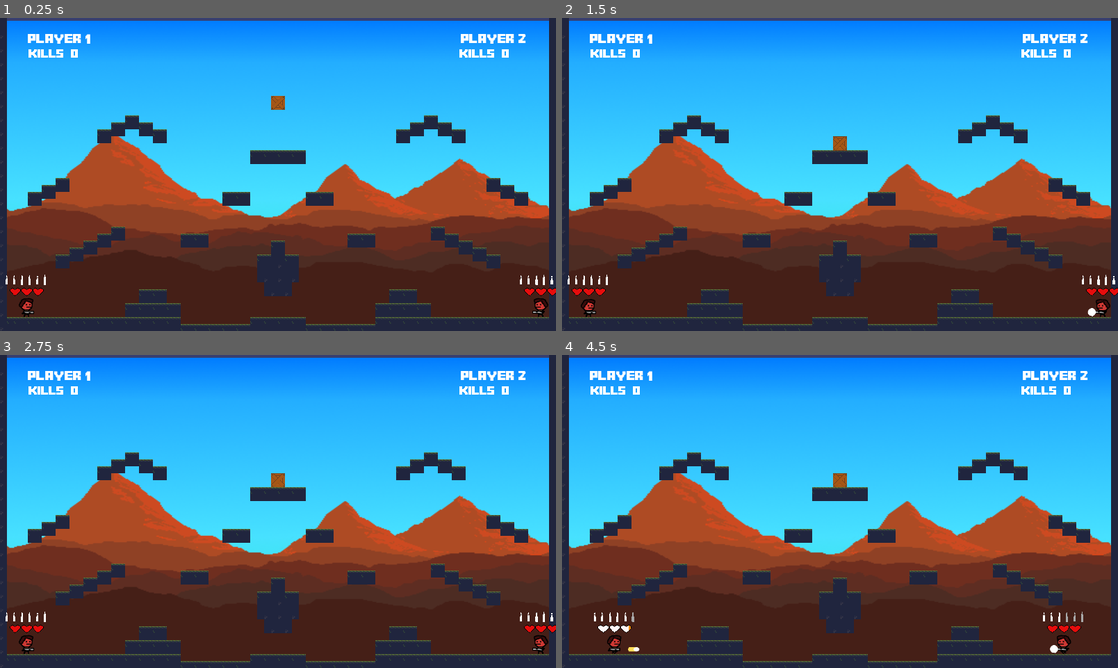
Above: before the commit, frames 1-4 (two rows, left to right).
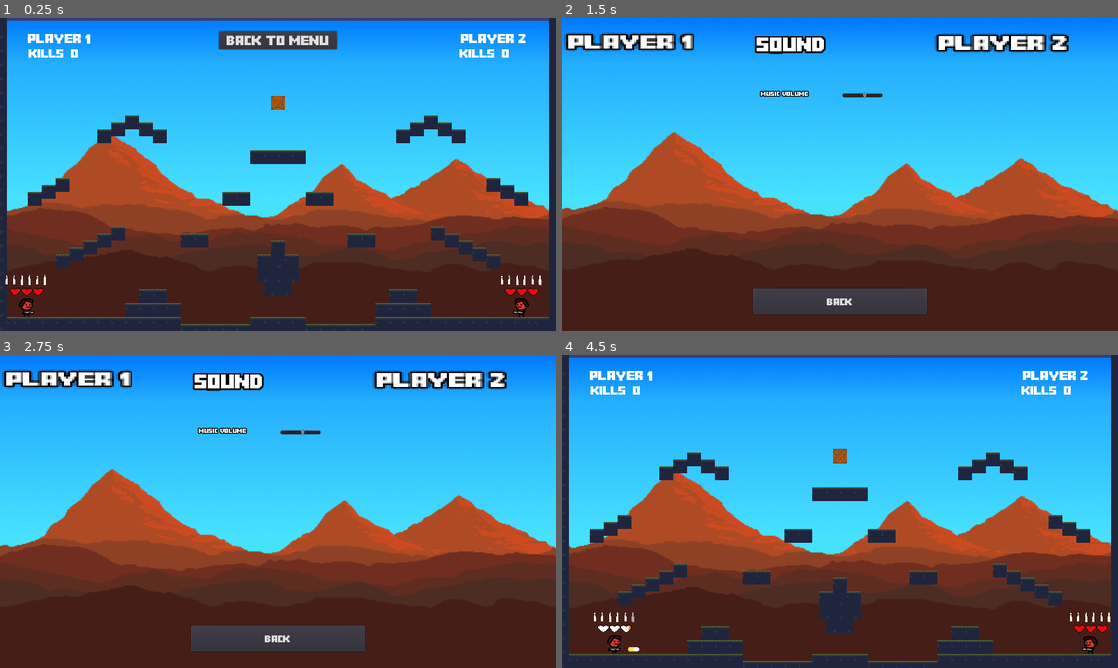
Above: after the commit, the same moments.

Repository: Toefge/InteraktiveSysteme
Game: Godot game, scene res://Demo/DemoGame.tscn
Same seed, same stepped clock (60 frames per second), same inputs: the game is played once before the commit and once after it. This scene is started directly instead of the project's main scene.
Inputs (mouse positions are in pixels of both pictures, inside the frame that each line leads up to):
- Up to frame 1 (0.25 s): no input
- Up to frame 2 (1.5 s): click (840, 39) at 0.5 s, where only the run after the commit has a clickable "Back To Menu"; click (845, 212) at 1.25 s, where only the run after the commit has a clickable "Option"
- Up to frame 3 (2.75 s): click (283, 514) at 2 s, where only the run after the commit has a clickable "Demo"
- Up to frame 4 (4.5 s): click (840, 639) at 2.75 s, where only the run after the commit has a clickable "Back"; click (845, 480) at 3.5 s, where only the run after the commit has a clickable "Start"; move the mouse to (962, 495) at 4.27 s; hold D (right) from 4.28 s (still down); tap Space (fire) at 4.35 s

The runs differ from the first frame. In frame 1, 3.1% of the frame differs, in the area x 1-100%, y 4-96%; in frame 2, 21%, in the area x 0-100%, y 0-100%; in frame 3, 21%; in frame 4, 0.7%.

Commit message:
merge und Demo verbessert

Diff:
--- /dev/null
+++ b/Demo/DemoGame.gd
@@ -0,0 +1,12 @@
+extends Node
+
+
+# Called when the node enters the scene tree for the first time.
+func _ready():
+	pass # Replace with function body.
+
+
+
+func _on_Button_pressed():
+	queue_free()
+	get_tree().change_scene("res://Menu/Menu.tscn")
--- a/Demo/DemoGame.tscn
+++ b/Demo/DemoGame.tscn
@@ -8,6 +8,8 @@
 [ext_resource path="res://assets/back.PNG" type="Texture" id=6]
 [ext_resource path="res://Demo/DemoPlayer.gd" type="Script" id=7]
 [ext_resource path="res://CollectableItems/SpawnItems.tscn" type="PackedScene" id=8]
+[ext_resource path="res://assets/MinecraftTitle.ttf" type="DynamicFontData" id=9]
+[ext_resource path="res://Demo/DemoGame.gd" type="Script" id=10]
 
 [sub_resource type="ConvexPolygonShape2D" id=1]
 points = PoolVector2Array( 0, 0, 32, 0, 32, 32, 0, 32 )
@@ -602,10 +604,16 @@
 } ]
 22/z_index = 0
 
+[sub_resource type="DynamicFont" id=28]
+size = 30
+font_data = ExtResource( 9 )
+
 [node name="game" type="Node"]
+script = ExtResource( 10 )
 
 [node name="TextureRect" type="TextureRect" parent="."]
-margin_right = 1280.0
+margin_left = -8.0
+margin_right = 1272.0
 margin_bottom = 720.0
 texture = ExtResource( 6 )
 expand = true
@@ -624,7 +632,7 @@
 position = Vector2( 60, 672 )
 
 [node name="player2" parent="." instance=ExtResource( 2 )]
-position = Vector2( 1244.25, 672 )
+position = Vector2( 1200, 670.774 )
 script = ExtResource( 7 )
 speed = Vector2( 300, 1000 )
 
@@ -637,19 +645,45 @@
 position = Vector2( 60, 672 )
 
 [node name="SpawnPosition2" type="Position2D" parent="."]
-position = Vector2( 1244.25, 670.774 )
-
-[node name="DemoPlayerChangeDirection" type="Timer" parent="."]
-wait_time = 4.0
+position = Vector2( 1202.25, 670.774 )
+
+[node name="ShootTimer" type="Timer" parent="."]
+wait_time = 3.0
 autostart = true
 
-[node name="ShootTimer" type="Timer" parent="."]
+[node name="Node" parent="." instance=ExtResource( 8 )]
+
+[node name="ChangeDirectionRight" type="Position2D" parent="."]
+position = Vector2( 1216, 0 )
+
+[node name="ChangeDirectionLeft" type="Position2D" parent="."]
+position = Vector2( 480, 0 )
+
+[node name="StartDemoPlayer" type="Timer" parent="."]
 wait_time = 1.5
+one_shot = true
 autostart = true
 
-[node name="Node" parent="." instance=ExtResource( 8 )]
+[node name="JumpTimer" type="Timer" parent="."]
+wait_time = 3.0
+autostart = true
+
+[node name="Button" type="Button" parent="."]
+anchor_left = 0.5
+anchor_right = 0.5
+margin_left = -136.0
+margin_top = 30.0
+margin_right = 136.0
+margin_bottom = 72.0
+custom_fonts/font = SubResource( 28 )
+text = "Back To Menu"
+__meta__ = {
+"_edit_use_anchors_": false
+}
 
 [connection signal="killed" from="player1" to="HUD" method="_on_player1_killed"]
 [connection signal="killed" from="player2" to="HUD" method="_on_player2_killed"]
-[connection signal="timeout" from="DemoPlayerChangeDirection" to="player2" method="_on_DemoPlayerChangeDirection_timeout"]
 [connection signal="timeout" from="ShootTimer" to="player2" method="_on_ShootTimer_timeout"]
+[connection signal="timeout" from="StartDemoPlayer" to="player2" method="_on_DemoPlayerChangeDirection"]
+[connection signal="timeout" from="JumpTimer" to="player2" method="_on_JumpTimer_timeout"]
+[connection signal="pressed" from="Button" to="." method="_on_Button_pressed"]
--- a/Demo/DemoPlayer.gd
+++ b/Demo/DemoPlayer.gd
@@ -4,9 +4,9 @@
 signal killed()
 
 var move = Vector2()
-export var speed: = Vector2(300.0, 100.0)
-export var gravity: = 3000.0
-export var fall_speed = 1.0
+export var speed: = Vector2(10.0, 10.0)
+export var gravity: = 1000.0
+export var fall_speed = 0.5
 var _velocity: = Vector2.ZERO
 
 export var wallJumpPush = 2000
@@ -24,6 +24,7 @@
 onready var Hitbox = $Hitbox
 
 var dead = false
+var jumping = false
 
 #HealthBar
 var healthBar = preload("res://HealthBar/HealthBarScript.gd")
@@ -39,8 +40,17 @@
 
 	if (!dead):
 
-		if(nextToWall()):
+		if(position.x >= get_node("/root/game/ChangeDirectionRight").position.x or
+		 position.x <= get_node("/root/game/ChangeDirectionLeft").position.x):
+			_on_DemoPlayerChangeDirection()
+			if(randi() % 2):
+				_on_DemoPlayerJump()
+
+		if(nextToWall() and !jumping):
 			_on_DemoPlayerJump()
+
+		if(jumping and !nextToWall()):
+			jumping = !jumping
 
 		_velocity = calculate_move_velocity(_velocity, moveDirection, speed)
 		_velocity = move_and_slide(_velocity)
@@ -138,19 +148,27 @@
 			emit_signal("killed")
 
 
-func _on_DemoPlayerChangeDirection_timeout():
+func _on_DemoPlayerChangeDirection():
 
 	directionLeft = !directionLeft
 	if(directionLeft):
-		moveDirection.x = -0.6
+		moveDirection.x = -0.4
 	else:
-		moveDirection.x = 0.6
+		moveDirection.x = 0.4
 
 
 func _on_DemoPlayerJump():
-	moveDirection.y = -1.0
-	yield(get_tree().create_timer(0.07), "timeout")
-	moveDirection.y = 0.0
+	if(!jumping):
+		jumping = !jumping
+		moveDirection.y = -1.0
+		yield(get_tree().create_timer(0.07), "timeout")
+		moveDirection.y = 0.0
 
 func _on_ShootTimer_timeout():
 	get_node("Gun").emit_signal("demoShoot")
+
+
+
+func _on_JumpTimer_timeout():
+	if(randi() % 2):
+		_on_DemoPlayerJump()
--- a/Menu/Menu.tscn
+++ b/Menu/Menu.tscn
@@ -139,6 +139,7 @@
 
 [node name="Backgroundsound" type="AudioStreamPlayer2D" parent="."]
 stream = ExtResource( 3 )
+volume_db = -15.241
 autoplay = true
 
 [connection signal="pressed" from="ButtonStart" to="." method="_on_ButtonStart_pressed"]
--- a/Menu/OptionMenu.tscn
+++ b/Menu/OptionMenu.tscn
@@ -143,10 +143,10 @@
 }
 
 [node name="Musicvolume" type="HSlider" parent="Audio/music"]
-margin_left = 186.626
-margin_top = -6.11681
-margin_right = 280.626
-margin_bottom = 17.8832
+margin_left = 187.0
+margin_top = -4.0
+margin_right = 281.0
+margin_bottom = 20.0
 min_value = -20.0
 max_value = 15.0
 script = ExtResource( 4 )
--- /dev/null
+++ b/default_bus_layout.tres
@@ -0,0 +1,3 @@
+[gd_resource type="AudioBusLayout" format=2]
+
+[resource]
Not shown: 1 places in Demo/DemoGame.tscn that only renumber resources
